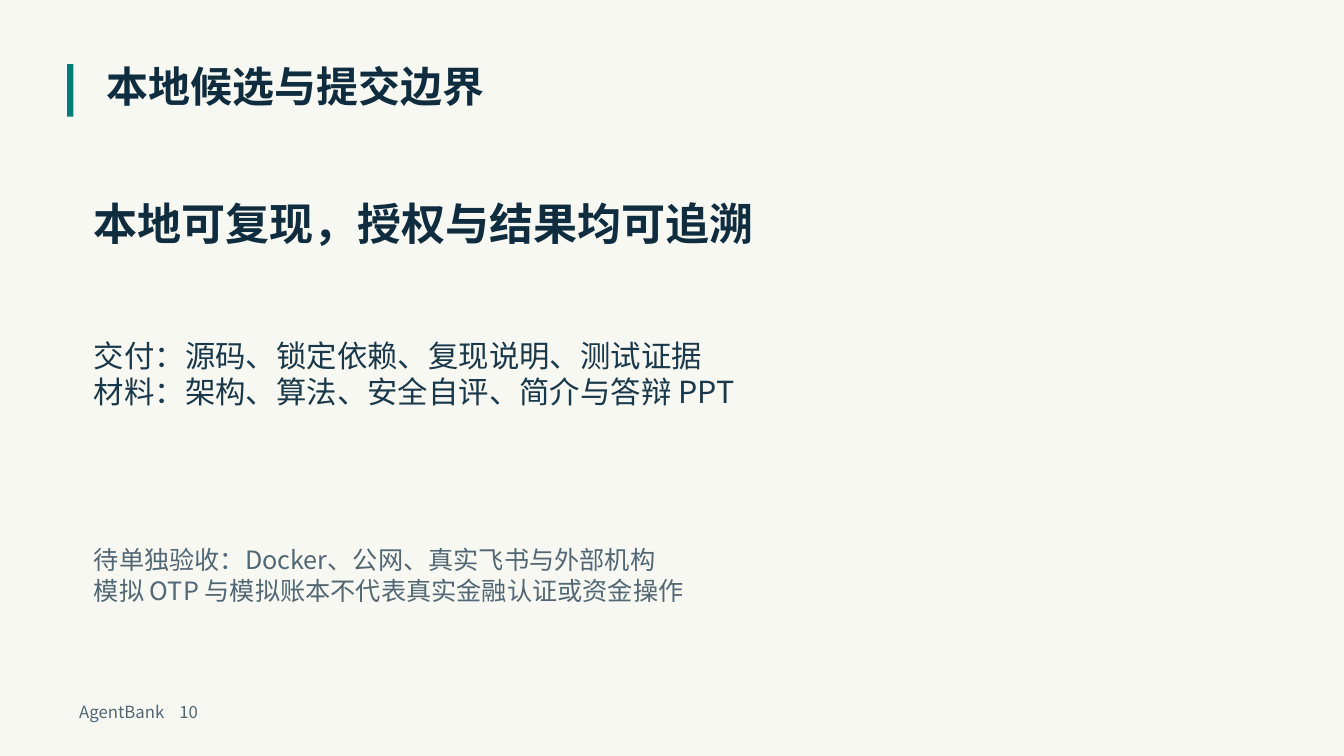
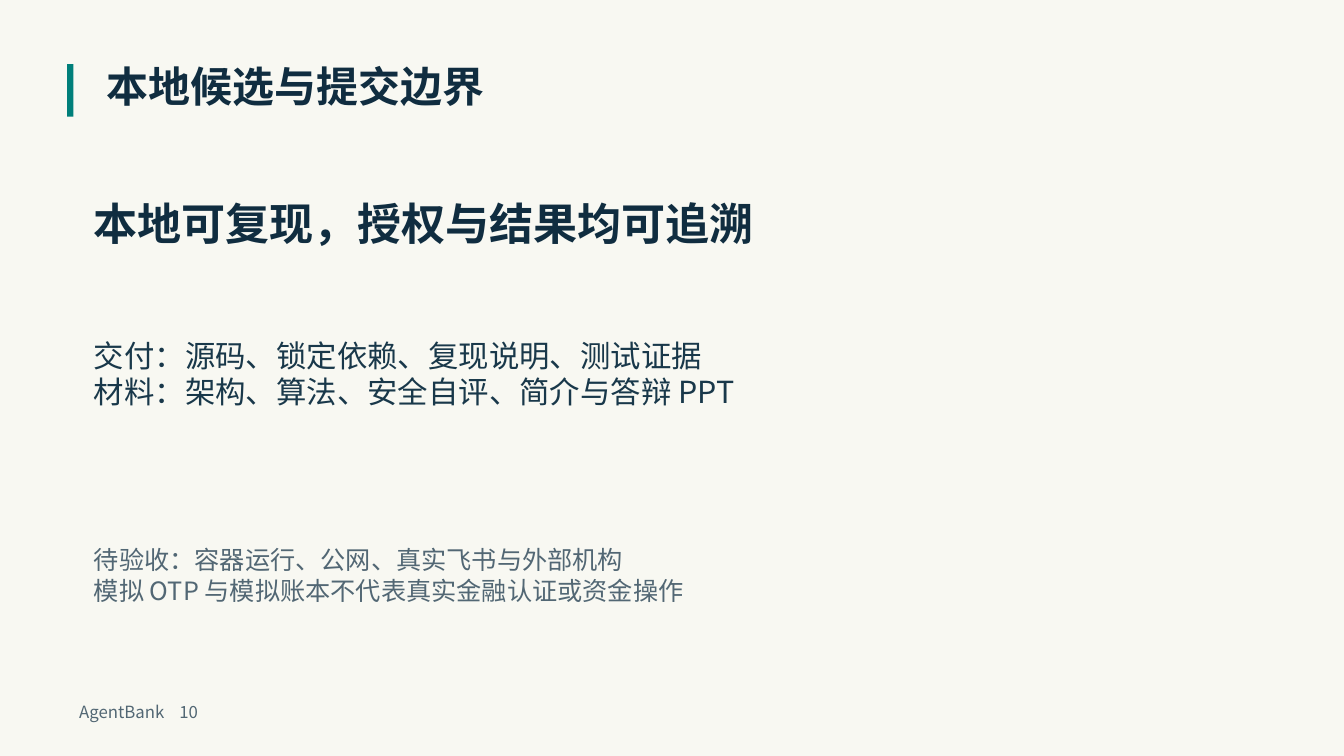
Before and after one commit to Weichenleeeee123/AgentBank, a slide deck: slide 10 of docs/submission/AgentBank-M4-Defense.pptx. Drawn at 1344x756 pixels with LibreOffice and Linux fonts; fonts in the diff are those of the drawing. Boxes give left, top, right and bottom in pixels: in the first picture for what was removed or moved away, otherwise in the second. Text is boxed around its words. In the diff, an @@ line names an element or a change of style, - is before the commit and + after.

```diff
--- a/docs/submission/AgentBank-M4-Defense.pptx
+++ b/docs/submission/AgentBank-M4-Defense.pptx
@@ text at (94, 548, 623, 571): text changed @@
-待单独验收：Docker、公网、真实飞书与外部机构
+待验收：容器运行、公网、真实飞书与外部机构
```
Also in this commit, not shown: 1 other slide changed, 42 other files.
